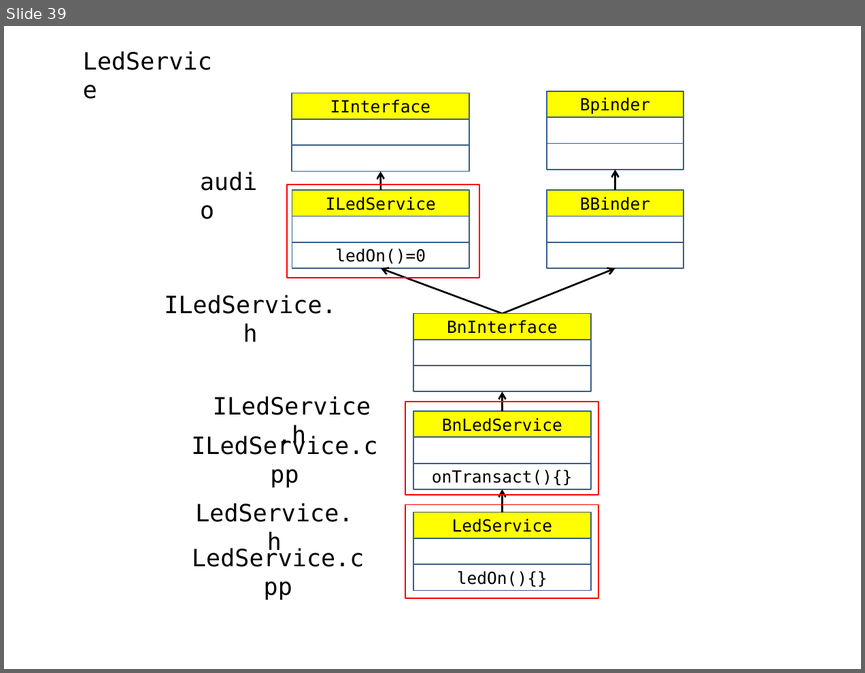
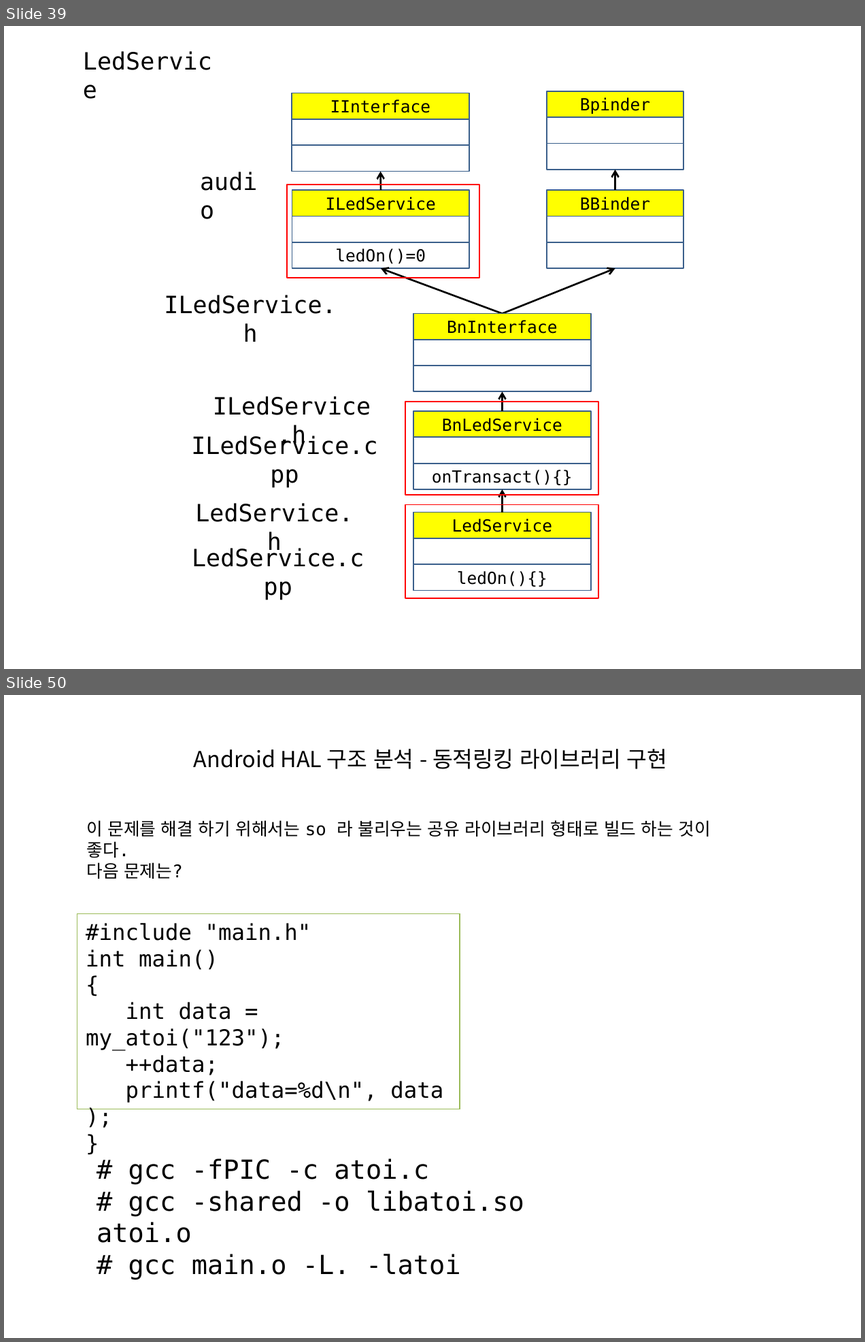
Before and after one commit to imguru-mooc/android-kernel, a slide deck: 05_day.pptx. Shown one above the other, each under a label of ours: slide 39 before the commit, slides 39 and 50 after it; the slides between them are not shown. The pictures are 865x673 and 865x1342 pixels, drawn with LibreOffice and Linux fonts; fonts in the diff are those of the drawing. Boxes give left, top, right and bottom in pixels: in the first picture for what was removed or moved away, otherwise in the second. Text is boxed around its words. In the diff, an @@ line names an element or a change of style, - is before the commit and + after.

```diff
--- a/05_day.pptx
+++ b/05_day.pptx
@@ slide 50 added at <box>4,695,861,1338</box>, background #FFFFFF @@
@@ title added at <box>194,749,668,769</box>, 18.5 pt, text #000000 @@
+Android HAL 구조 분석 - 동적링킹 라이브러리 구현
@@ text added at <box>86,820,711,879</box>, 14.8 pt, text #000000 @@
+이 문제를 해결 하기 위해서는 so 라 불리우는 공유 라이브러리 형태로 빌드 하는 것이
+좋다.
+다음 문제는?
@@ rectangle added at <box>77,913,460,1109</box>, outline #9BBB59 0.75 pt, 18.5 pt, text #000000 @@
+#include "main.h"
+int main()
+{
+int data = my_atoi("123");
+++data;
+printf("data=%d\n", data );
+}
@@ text added at <box>96,1158,524,1279</box>, 22.1 pt, text #000000 @@
+# gcc -fPIC -c atoi.c
+# gcc -shared -o libatoi.so atoi.o
+# gcc main.o -L. -latoi
```
Also in this commit, not shown: 26 other slides added, 14 other files.
